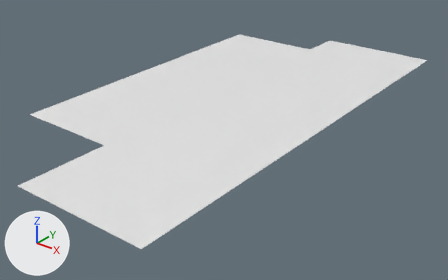
Renders of the glTF model app/public/world/tiles/-5_-17.glb from each side of a commit.
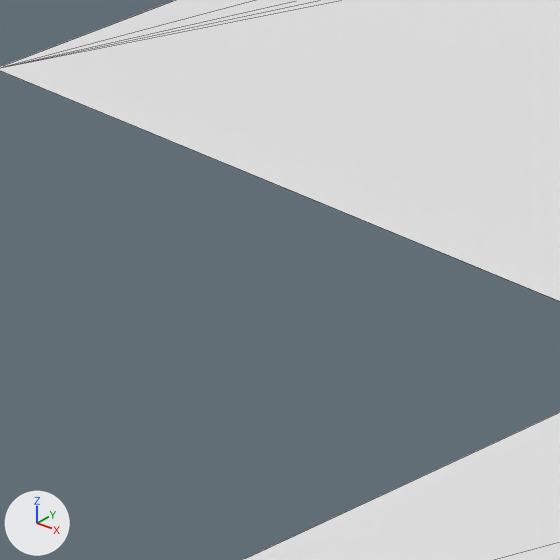
There are two pictures of each version: one whole from a 50 mm camera at (-2372.8, 7964.7, 27.1) aimed at (-2413.6, 8015.7, -4.5), one close up on the part from 7% to 20% of the width and 38% to 60% of the height. Arrows for +X, +Y and +Z are at lower left; the lights stay in place. The last two pictures show the newer version. The close-ups show mesh edges as thin lines. Where no turn or scale is listed for an object, it has been applied to the vertices.

The older version as bpy lines, for what is in view:
```python
me_ground = bpy.data.meshes.new('ground')
me_ground.from_pydata(...)  # 24 vertices, 18 faces; spans x -14.1..14.1, y -27.4..27.4, z 0.0
ob_ground = bpy.data.objects.new('ground', me_ground)
ob_ground.location = (-2414.98, 8017.39, 0.1)
```
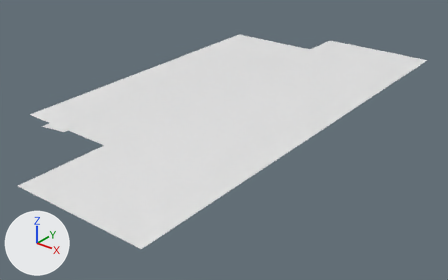
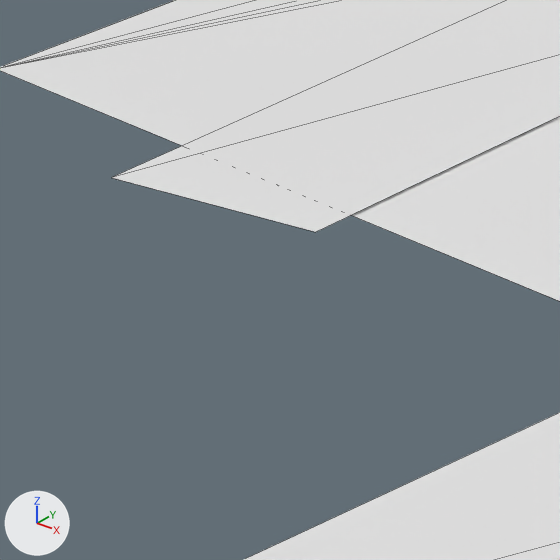
Changed parts and their boxes [x1, y1, x2, y2] in the close-ups (560 x 560 px):
```json
{"part": 1, "of": "me_ground", "change": "added", "after": [111, 0, 560, 232]}
```

Scene script edits in JSON lines:
```json
{"block": "me_ground", "where": "# used by ob_ground; location = (-2414.98, 8017.39, 0.1)"}
{"block": "me_ground", "where": "# verts and faces of me_ground; kept vertices keep their numbers, new ones are numbered from 24"}
{"op": "remove", "block": "me_ground", "code": "me_ground.from_pydata(...)  # 24 vertices, 18 faces; spans x -14.1..14.1, y -27.4..27.4, z 0.0"}
{"op": "add", "block": "me_ground", "code": "me_ground.from_pydata(...)  # 34 vertices, 26 faces; spans x -14.1..14.1, y -27.4..27.4, z 0.0"}
{"block": "me_ground", "change": "me_ground part 1"}
{"op": "add", "block": "me_ground", "code": "verts[24] = (-5.9, 18.9, 0.0)"}
{"op": "add", "block": "me_ground", "code": "verts[25] = (-6.2, 10.2, 0.0)"}
{"op": "add", "block": "me_ground", "code": "verts[26] = (-2.9, 18.8, 0.0)"}
{"op": "add", "block": "me_ground", "code": "verts[27] = (-3.2, 9.7, 0.0)"}
{"op": "add", "block": "me_ground", "code": "verts[28] = (-8.8, 0.5, 0.0)"}
{"op": "add", "block": "me_ground", "code": "verts[29] = (-5.9, -0.1, 0.0)"}
{"op": "add", "block": "me_ground", "code": "verts[30] = (-10.4, -8.8, 0.0)"}
{"op": "add", "block": "me_ground", "code": "verts[31] = (-7.3, -8.9, 0.0)"}
{"op": "add", "block": "me_ground", "code": "verts[32] = (-9.5, -18.5, 0.0)  # pixel (111, 177)"}
{"op": "add", "block": "me_ground", "code": "verts[33] = (-6.5, -17.9, 0.0)  # pixel (315, 232)"}
{"op": "add", "block": "me_ground", "code": "faces += [(24, 25, 26), (25, 27, 26), (25, 28, 27), (27, 28, 29), (28, 30, 29), (29, 30, 31)]"}
{"op": "add", "block": "me_ground", "code": "faces += [(30, 32, 31), (31, 32, 33)]"}
```
